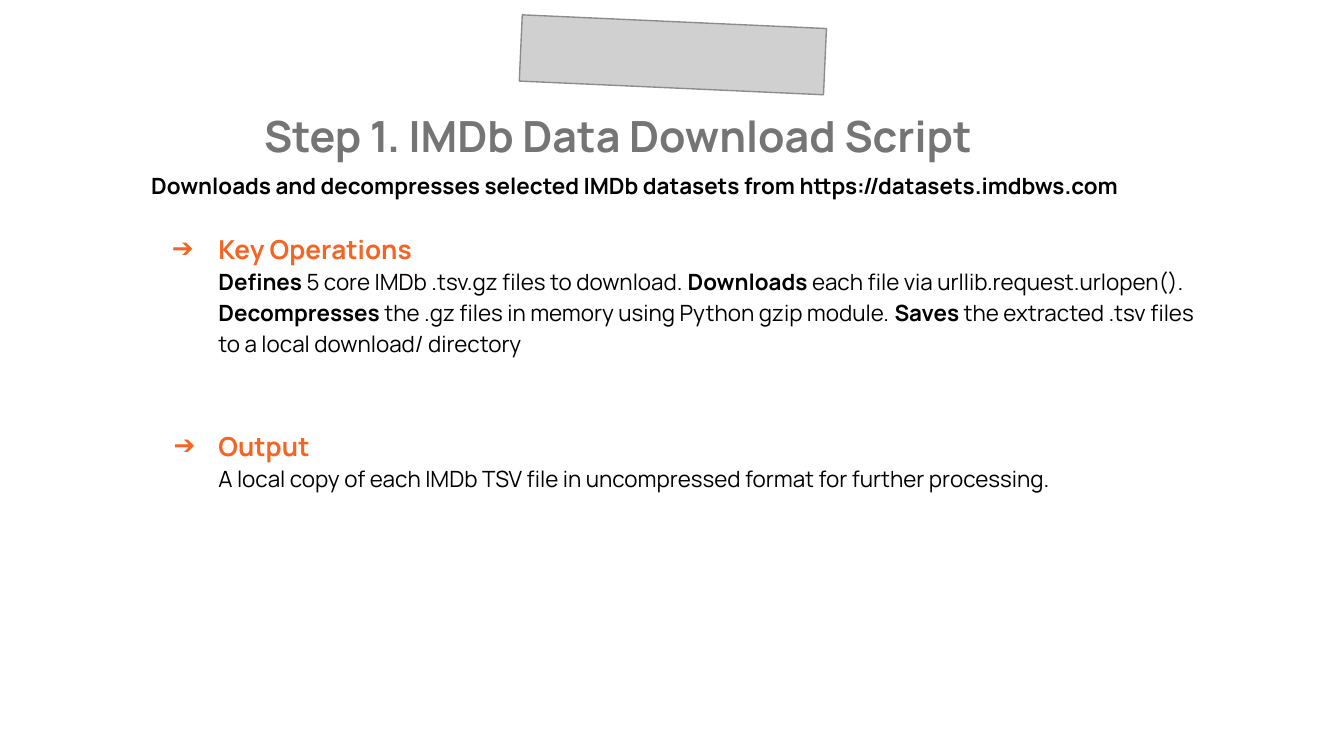
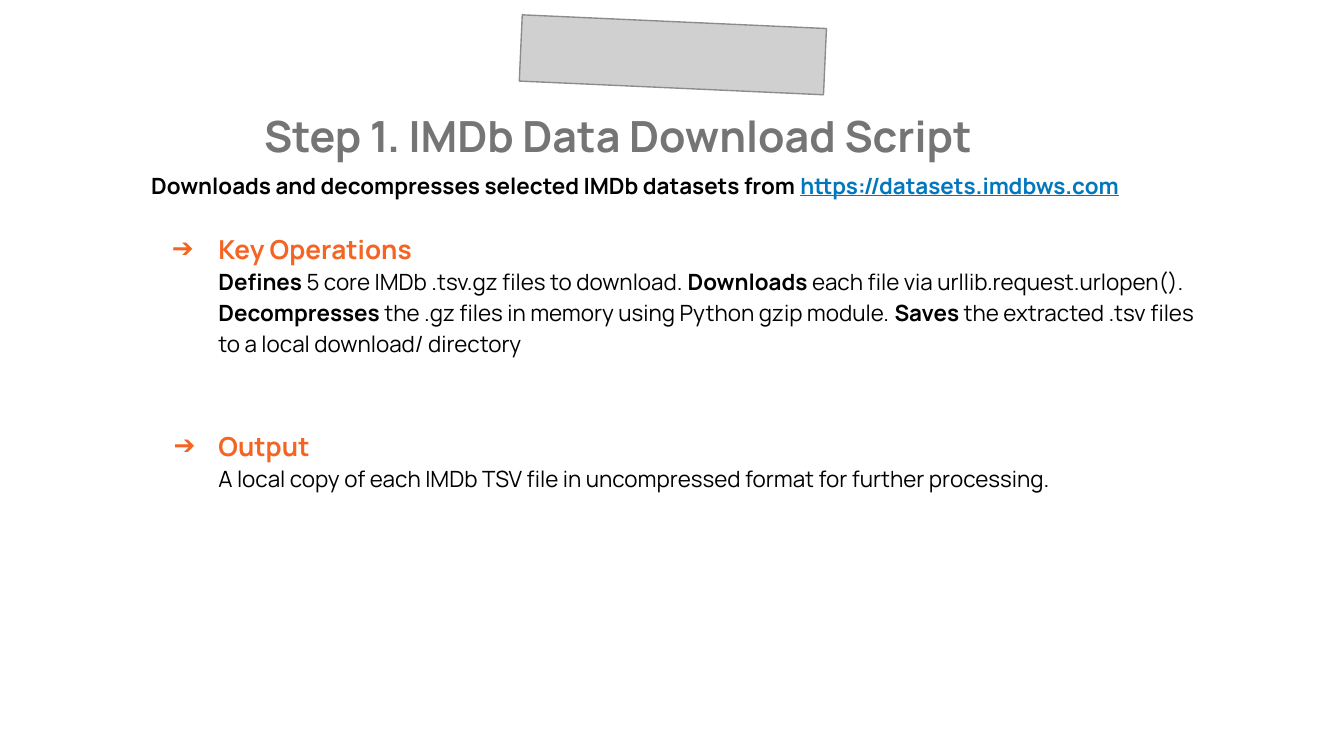
Before and after one commit to ndpawar1981/IMDb-Movie-chat-bot, a slide deck: slide 7 of DS-08-capstone-Nitin-Pawar.pptx (slide 6 before the commit). Drawn at 1344x756 pixels with LibreOffice and Linux fonts; fonts in the diff are those of the drawing; grey boxes stand for pictures; background and template pictures are left out. Boxes give left, top, right and bottom in pixels: in the first picture for what was removed or moved away, otherwise in the second. Text is boxed around its words. In the diff, an @@ line names an element or a change of style, - is before the commit and + after.

```diff
--- a/DS-08-capstone-Nitin-Pawar.pptx
+++ b/DS-08-capstone-Nitin-Pawar.pptx
@@ text at bbox=[151, 177, 1118, 200]: text colour #000000 to #0277BD, underline on in "https://datasets.imdbws.com" @@
```
Also in this commit, not shown: 4 other slides changed, 3 slides added, 1 slide removed, 7 other files.
